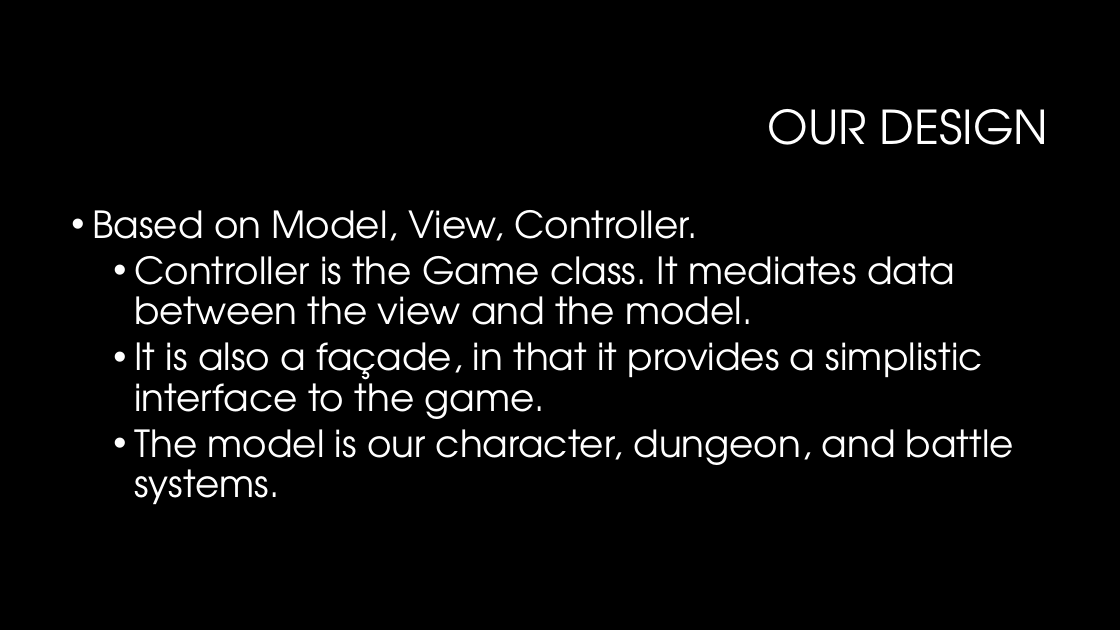
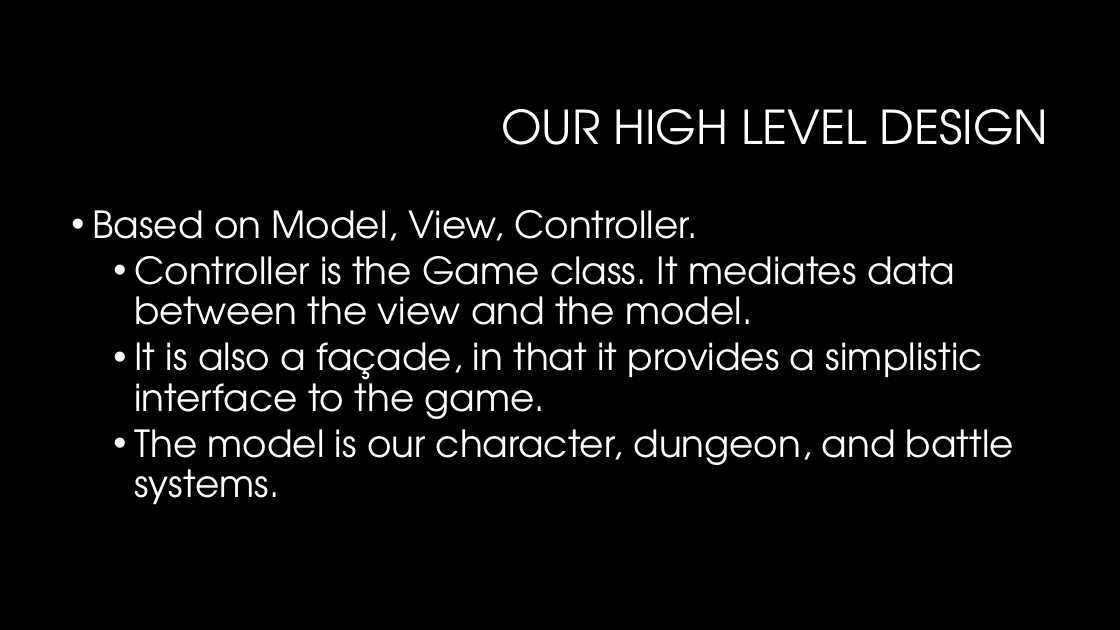
Before and after one commit to TeamVlissides/SourceRepo, a slide deck: slide 3 of Presentation/Team Report.pptx. Drawn at 1120x630 pixels with LibreOffice and Linux fonts; fonts in the diff are those of the drawing; background and template pictures are left out. Boxes give left, top, right and bottom in pixels: in the first picture for what was removed or moved away, otherwise in the second. Text is boxed around its words. In the diff, an @@ line names an element or a change of style, - is before the commit and + after.

```diff
--- a/Presentation/Team Report.pptx
+++ b/Presentation/Team Report.pptx
@@ title at (501, 109, 1049, 145): text changed @@
-OUR DESIGN
+OUR HIGH LEVEL DESIGN
```
Also in this commit, not shown: 2 other slides changed, 2 other files.
